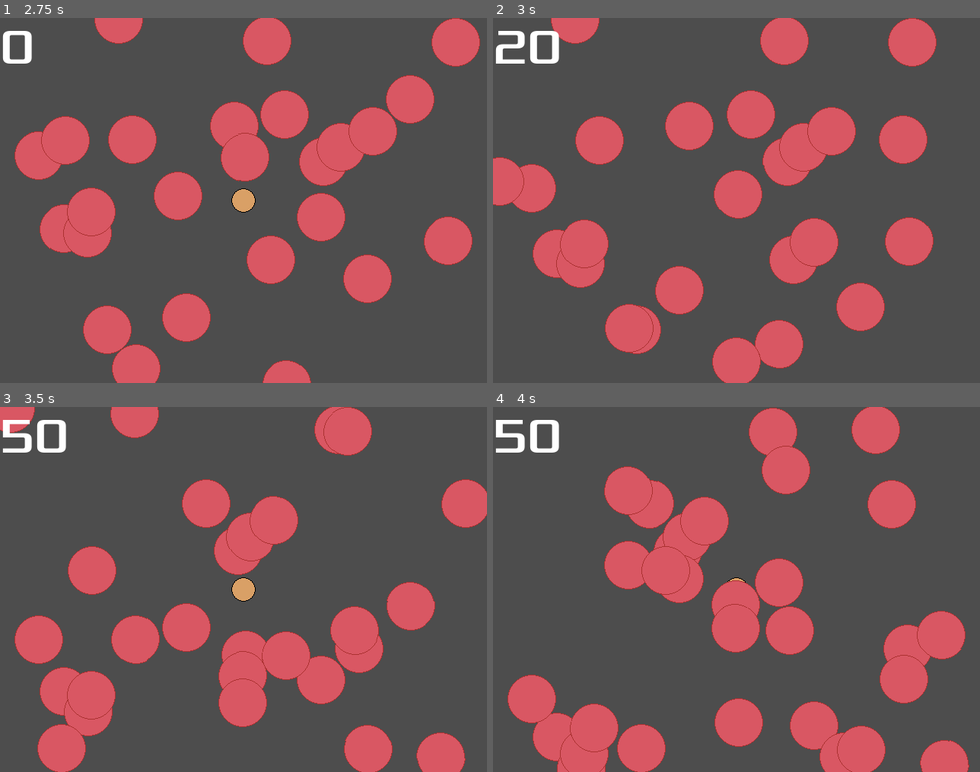
Above: before the commit, frames 1-4 (two rows, left to right).
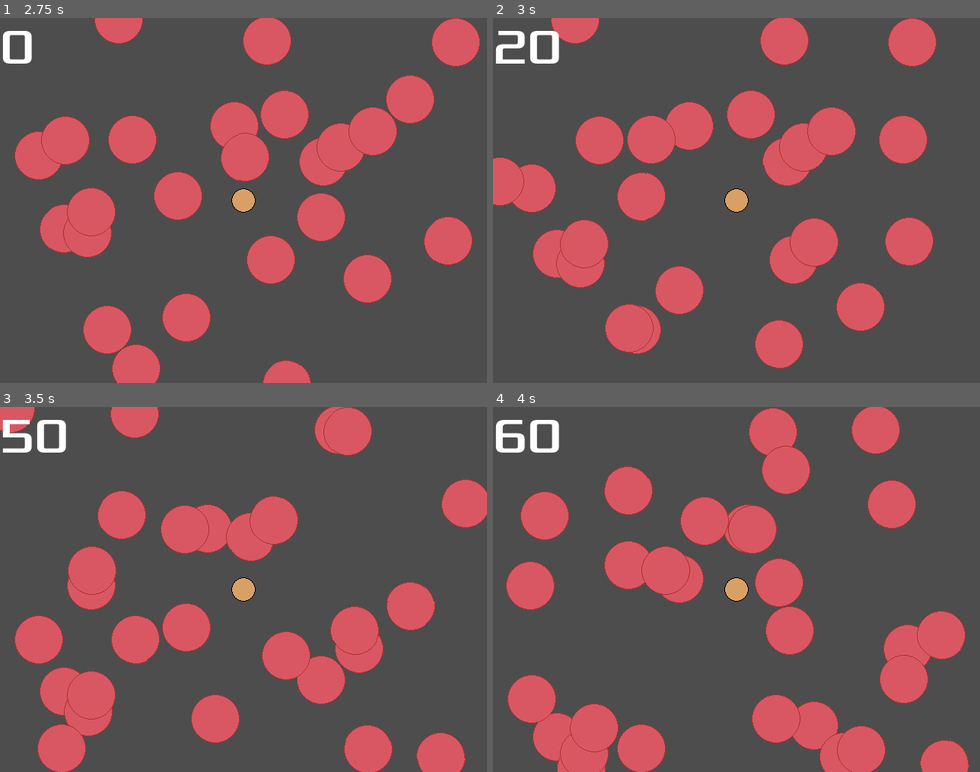
Above: after the commit, the same moments.

Repository: zundouz/ldjam54_odango
Game: Godot game, scene res://main.tscn
Same seed, same stepped clock (60 frames per second), same inputs: the game is played once before the commit and once after it.
Inputs:
- Up to frame 1 (2.75 s): hold Right (move_right) 0.53-1.28 s; hold Down (move_down) 1.28-2.03 s; hold Right (move_right) from 2.03 s (still down)
- Up to frame 2 (3 s): release Right (move_right) at 2.78 s; hold Up (move_up) from 2.78 s (still down)
- Up to frame 3 (3.5 s): keep holding Up (move_up)
- Up to frame 4 (4 s): release Up (move_up) at 3.53 s; hold Left (move_left) from 3.53 s (still down)

Frame 1 is identical in both runs. In frame 2, 4.0% of the frame differs, in the area x 25-56%, y 26-100%; in frame 3, 6.4%; in frame 4, 7.9%, in the area x 0-64%, y 3-94%.

Commit message:
fix: だんご判定を中央に修正

Diff:
--- a/odango.gd
+++ b/odango.gd
@@ -1,6 +1,6 @@
 extends RigidBody2D
 
-var Center_X_Pos = 200
+var Center_X_Pos = 320
 
 # Called when the node enters the scene tree for the first time.
 func _ready():
